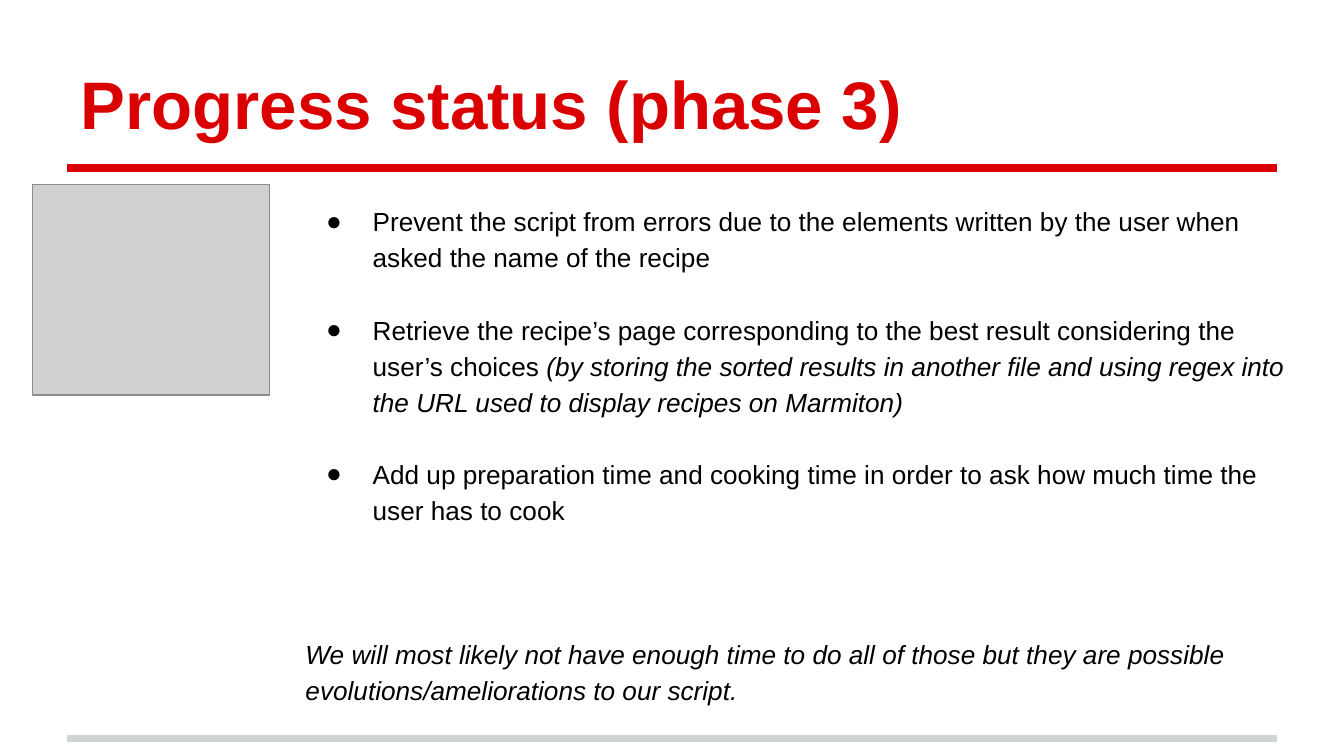
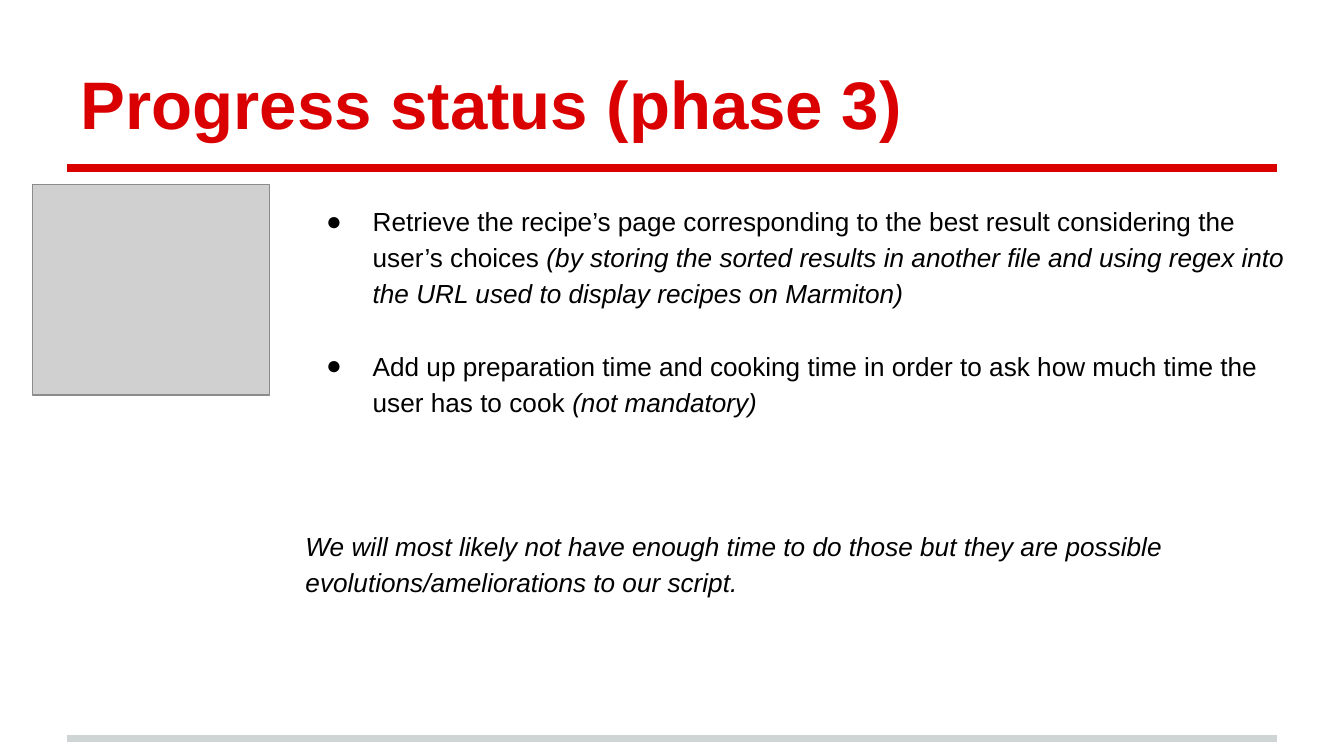
Before and after one commit to kiago/isepse2014, a slide deck: slide 11 of projects/marmiton/Marmiton_project.pptx (slide 10 before the commit). Drawn at 1344x756 pixels with LibreOffice and Linux fonts; fonts in the diff are those of the drawing; grey boxes stand for pictures. Boxes give left, top, right and bottom in pixels: in the first picture for what was removed or moved away, otherwise in the second. Text is boxed around its words. In the diff, an @@ line names an element or a change of style, - is before the commit and + after.

Commit message:
modify script with blanks and special characters management, modify the how_to_marmiton file and project explanation. Add question/answer in qsts_sys_ex file

```diff
--- a/projects/marmiton/Marmiton_project.pptx
+++ b/projects/marmiton/Marmiton_project.pptx
@@ text at (373, 212, 1240, 273): paragraph removed @@
-● Prevent the script from errors due to the elements written by the user when asked the name of the recipe
@@ text at (305, 357, 1256, 598): text changed @@
-● Add up preparation time and cooking time in order to ask how much time the user has to cook
-We will most likely not have enough time to do all of those but they are possible evolutions/ameliorations to our script.
+● Add up preparation time and cooking time in order to ask how much time the user has to cook (not mandatory)
+We will most likely not have enough time to do those but they are possible evolutions/ameliorations to our script.
```
Also in this commit, not shown: 1 slide added, 5 other files.
